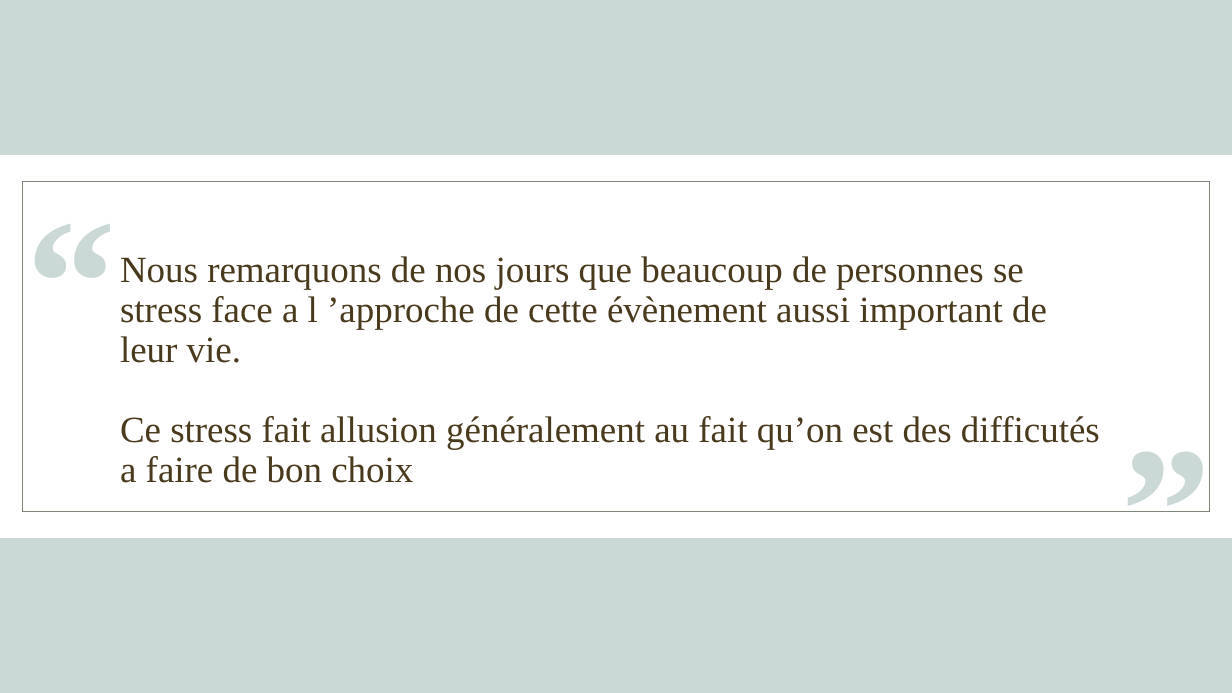
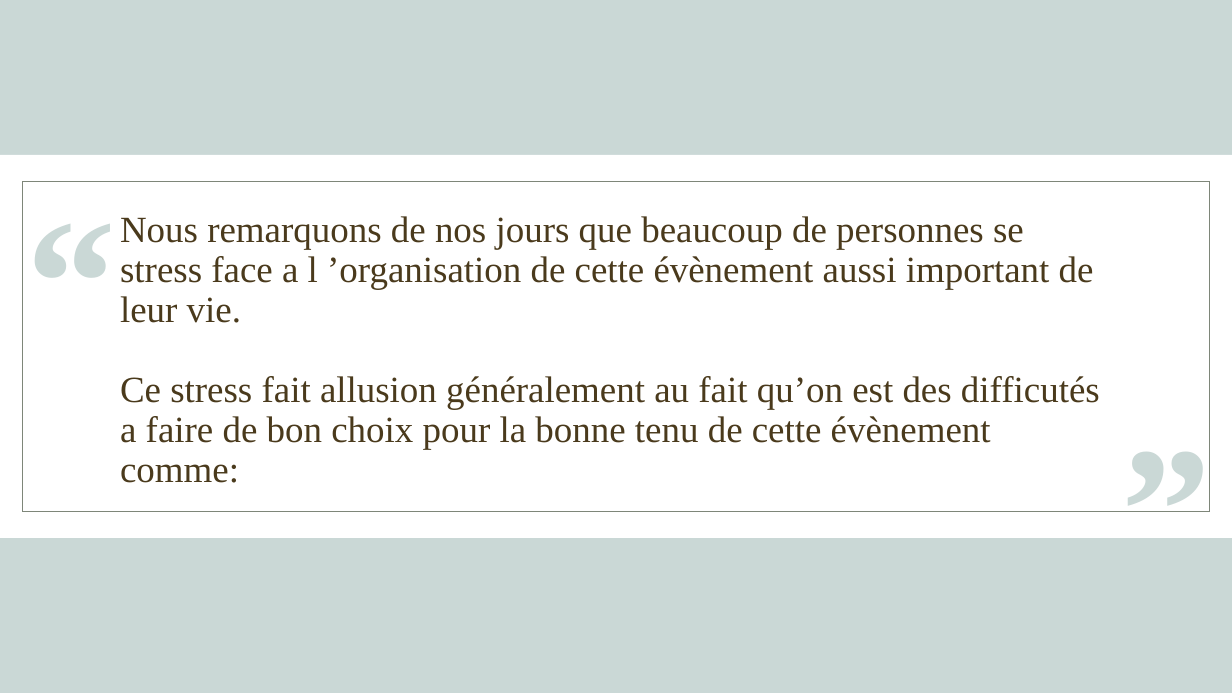
Before and after one commit to AbouSoulama/Projet_de_fin_de_formation_Aboubacar_Soulama, a slide deck: slide 8 of SOULAMA_Aboubacar_CONCEPTION PROJET DE FIN DE FORMATION.pptx. Drawn at 1232x693 pixels with LibreOffice and Linux fonts; fonts in the diff are those of the drawing; background and template pictures are left out. Boxes give left, top, right and bottom in pixels: in the first picture for what was removed or moved away, otherwise in the second. Text is boxed around its words. In the diff, an @@ line names an element or a change of style, - is before the commit and + after.

```diff
--- a/SOULAMA_Aboubacar_CONCEPTION PROJET DE FIN DE FORMATION.pptx
+++ b/SOULAMA_Aboubacar_CONCEPTION PROJET DE FIN DE FORMATION.pptx
@@ title at [120, 216, 1100, 483]: text changed @@
-Nous remarquons de nos jours que beaucoup de personnes se stress face a l ’approche de cette évènement aussi important de leur vie.
-Ce stress fait allusion généralement au fait qu’on est des difficutés a faire de bon choix
+Nous remarquons de nos jours que beaucoup de personnes se stress face a l ’organisation de cette évènement aussi important de leur vie.
+Ce stress fait allusion généralement au fait qu’on est des difficutés a faire de bon choix pour la bonne tenu de cette évènement comme:
```
Also in this commit, not shown: 12 other slides changed, 2 slides added, 12 other files.
